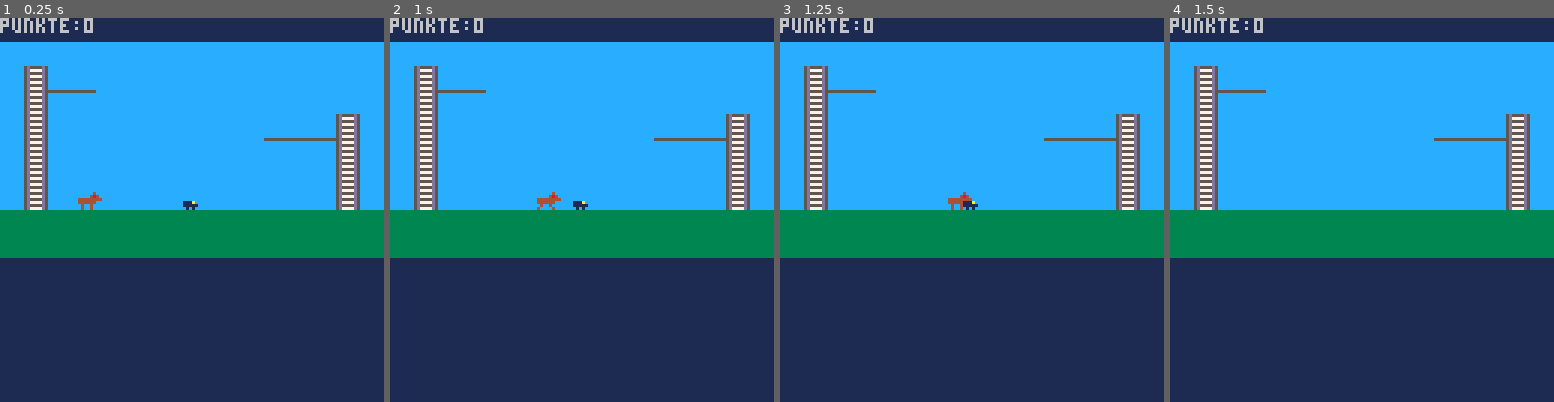
Above: before the commit, frames 1-4 (left to right).
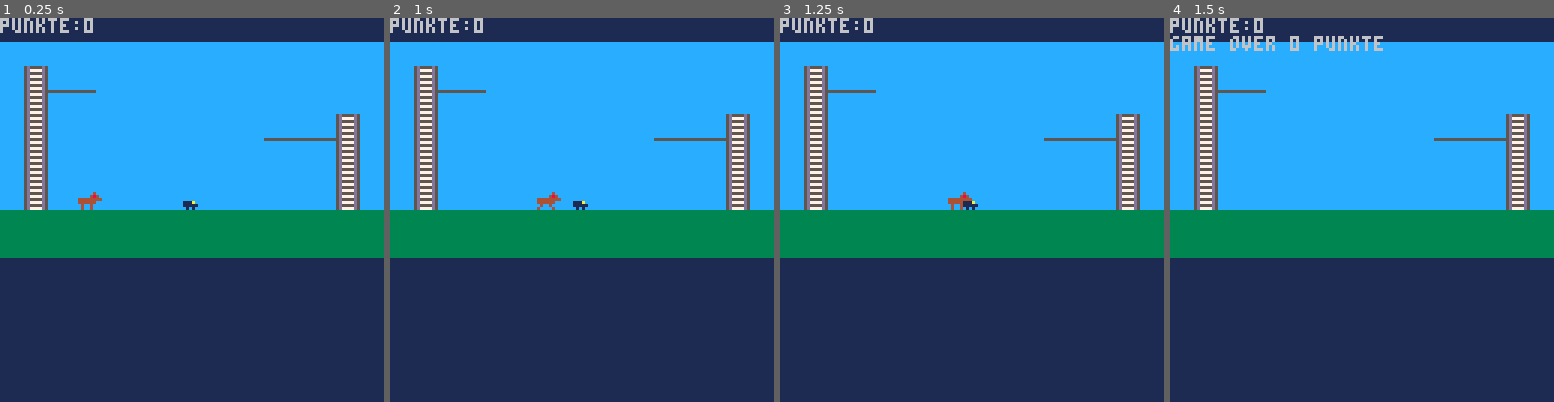
Above: after the commit, the same moments.

Repository: do1eh/PICO-8
Game: PICO-8 cartridge zeckboy.p8
Two runs of this game, one before a commit and one after it. Both use one fixed random seed, a clock stepped at 60 frames per second and the inputs below.
Inputs:
- Up to frame 1 (0.25 s): no input
- Up to frame 2 (1 s): no input
- Up to frame 3 (1.25 s): no input
- Up to frame 4 (1.5 s): no input

Frames 1-3 are identical in both runs. In frame 4, 0.9% of the frame differs, in the area x 0-56%, y 4-9%.

Commit message:
gameover nur wenn zeckboy auf Gras steht

Diff:
--- a/zeckboy.p8
+++ b/zeckboy.p8
@@ -40,9 +41,11 @@
      -- punkte++
      if (pget(x+2,y+8)==4 or pget(x+6,y+8)==4) p=p+1
      -- hund beruet game over
-     if (pget(x+6,y+6)==4) gameover=true
-     if (pget(x,y+6)==4) gameover=true
-    end
+     if ((pget(x,y+6)==4 or pget(x+6,y+6)==4) and  (pget(x+2,y+8)==3 and pget(x+6,y+8)==3)) gameover=true
+
+  else
+  print('game over '..p..' punkte')
+  end
 end
 
 function left()
